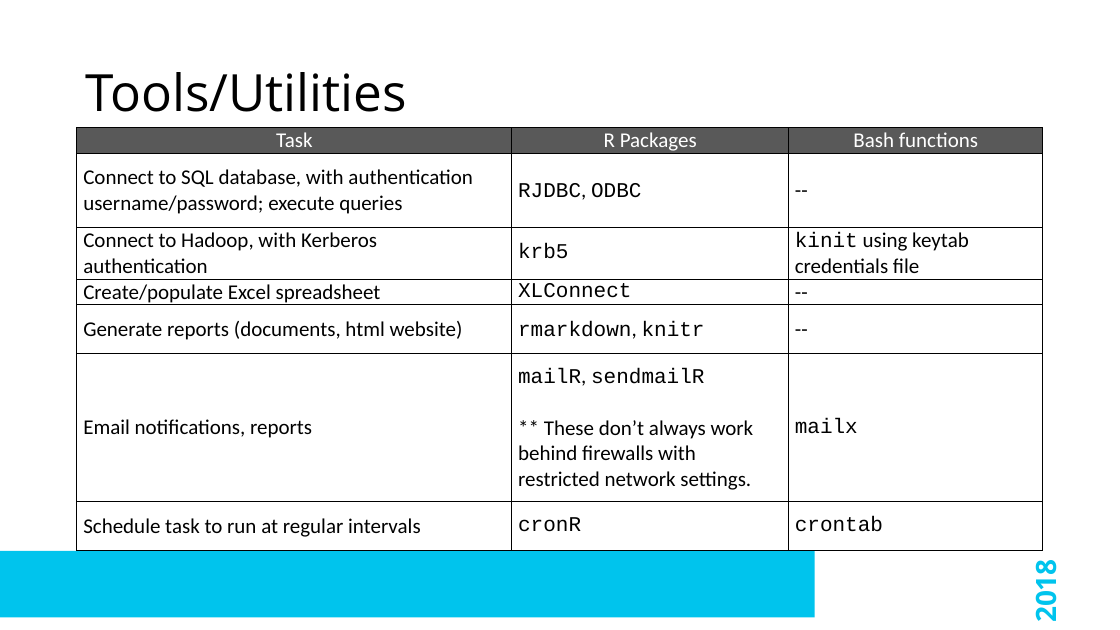
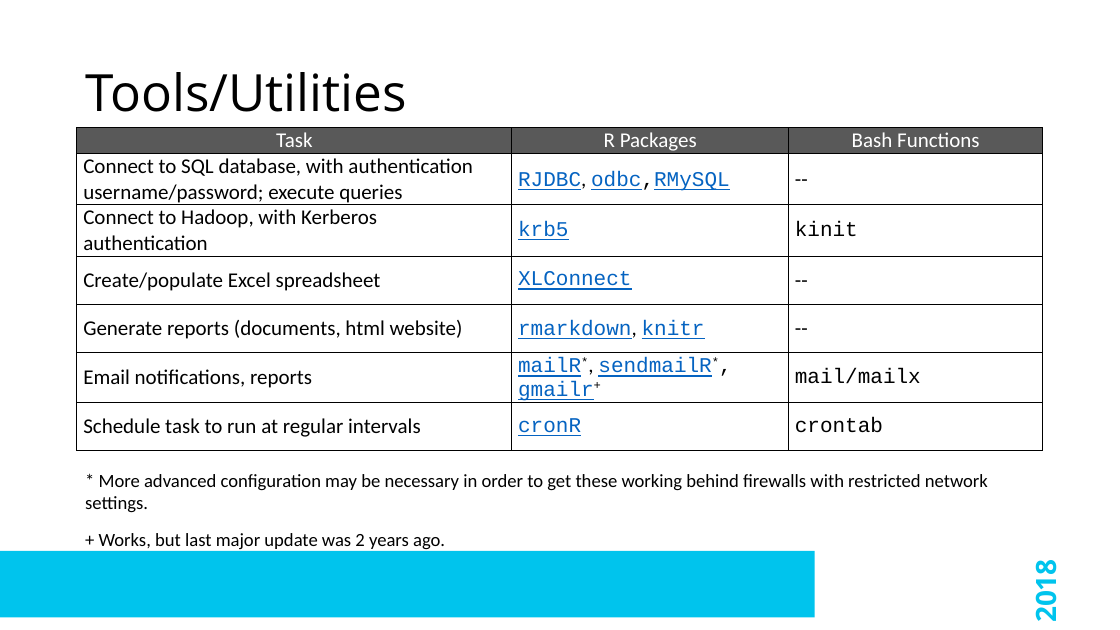
Before and after one commit to sydeaka/workflow-automation, a slide deck: slide 9 of slides/Sydeaka_Watson_EARL_2018_Workflow_Automation.pptx (slide 8 before the commit). Drawn at 1120x630 pixels with LibreOffice and Linux fonts; fonts in the diff are those of the drawing; background and template pictures are left out. Boxes give left, top, right and bottom in pixels: in the first picture for what was removed or moved away, otherwise in the second. Text is boxed around its words. In the diff, an @@ line names an element or a change of style, - is before the commit and + after.

```diff
--- a/slides/Sydeaka_Watson_EARL_2018_Workflow_Automation.pptx
+++ b/slides/Sydeaka_Watson_EARL_2018_Workflow_Automation.pptx
@@ table at <box>77,128,1044,449</box> @@
-row 1, column 3: Bash functions
+row 1, column 3: Bash Functions
-row 2, column 2: RJDBC, ODBC
+row 2, column 2: RJDBC, odbc,RMySQL
-row 3, column 3: kinit using keytab credentials file
+row 3, column 3: kinit
-row 6, column 2: mailR, sendmailR / ** These don’t always work behind firewalls with restricted network settings.
+row 6, column 2: mailR*, sendmailR*, gmailr+
-row 6, column 3: mailx
+row 6, column 3: mail/mailx
@@ text colour #000000 to #0563C1, underline on in "krb5", "XLConnect", "rmarkdown, knitr", "cronR" @@
@@ text added at <box>85,474,988,552</box>, 16 pt, text #000000 @@
+* More advanced configuration may be necessary in order to get these working behind firewalls with restricted network settings.
++ Works, but last major update was 2 years ago.
```
Also in this commit, not shown: 4 other slides changed, 1 slide added, 34 other files.
